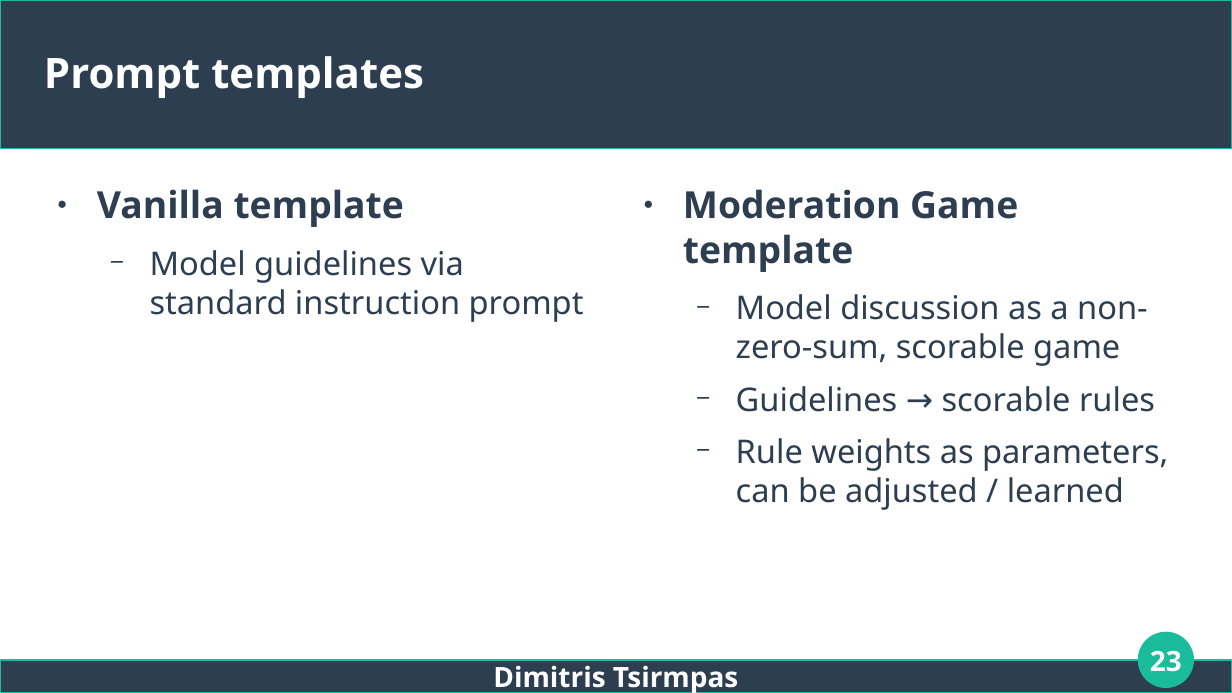
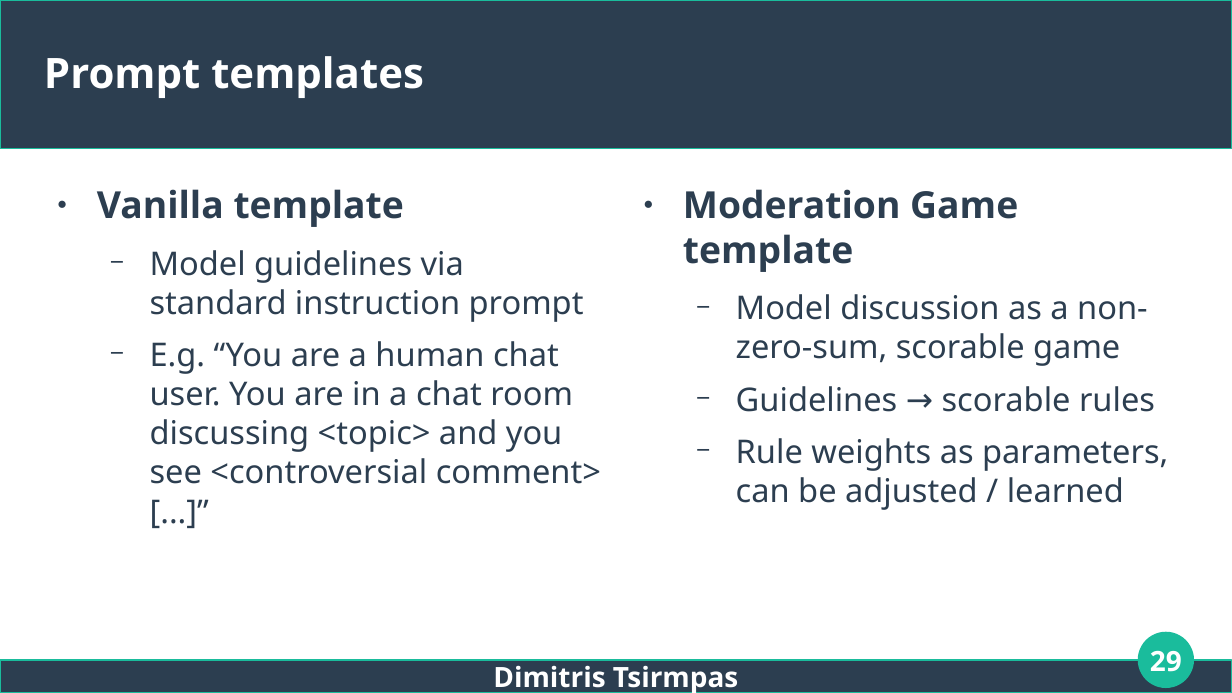
Before and after one commit to dimits-ts/llm_moderation_research, a slide deck: slide 29 of presentations/thesis.odp (slide 23 before the commit). Drawn at 1232x693 pixels with LibreOffice and Linux fonts; fonts in the diff are those of the drawing. Boxes give left, top, right and bottom in pixels: in the first picture for what was removed or moved away, otherwise in the second. Text is boxed around its words. In the diff, an @@ line names an element or a change of style, - is before the commit and + after.

```diff
--- a/presentations/thesis.odp
+++ b/presentations/thesis.odp
@@ text at (x1=150, y1=341, x2=601, y2=484): paragraph added @@
+  − E.g. “You are a human chat user. You are in a chat room discussing <topic> and you see <controversial comment> [...]”
@@ page number at (x1=1150, y1=650, x2=1182, y2=672): text changed @@
-23
+29
```
Also in this commit, not shown: 11 other slides changed, 7 slides added.
